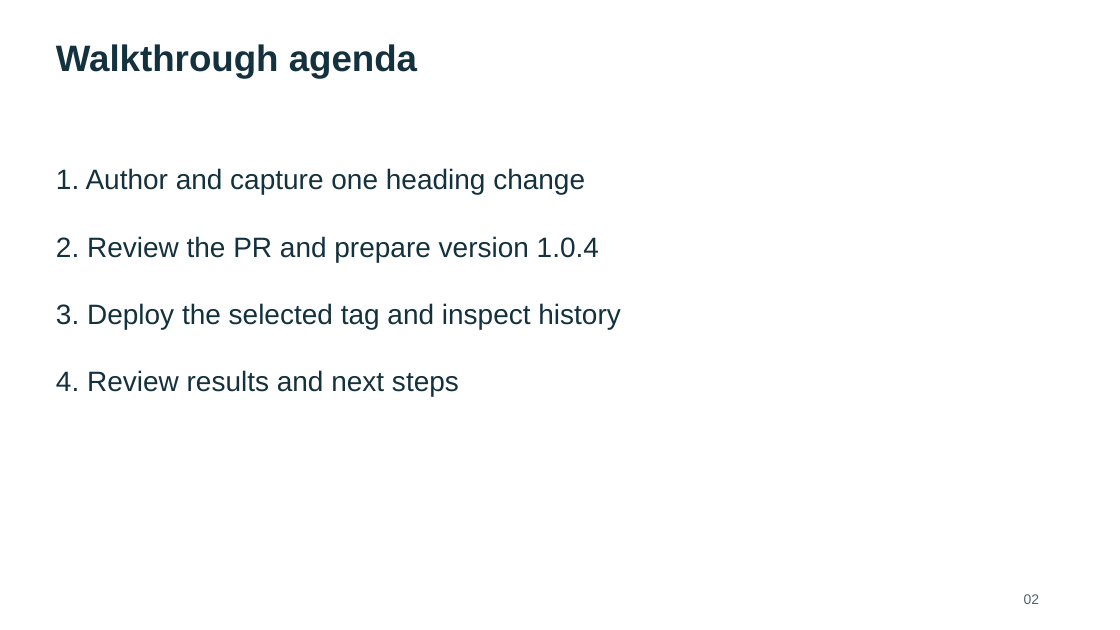
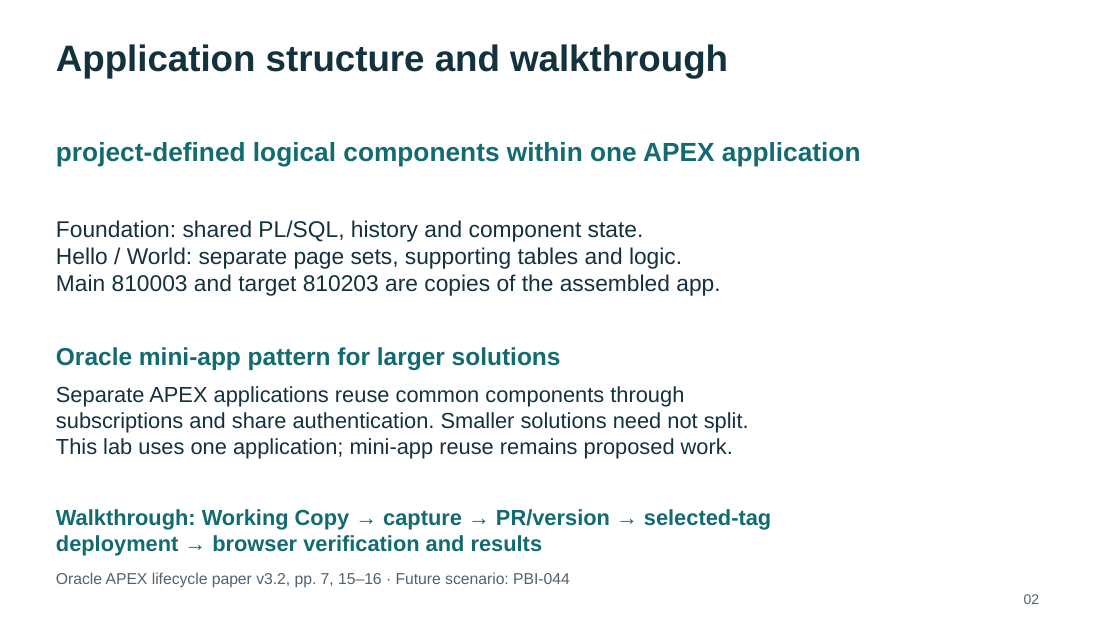
Before and after one commit to rstyczynski/APEX_CICD, a slide deck: slide 2 of progress/E.3/sprint_E.3_increment_demo.pptx. Drawn at 1120x630 pixels with LibreOffice and Linux fonts; fonts in the diff are those of the drawing. Boxes give left, top, right and bottom in pixels: in the first picture for what was removed or moved away, otherwise in the second. Text is boxed around its words. In the diff, an @@ line names an element or a change of style, - is before the commit and + after.

Commit message:
docs: clarify single-app components and Oracle mini-app guidance

```diff
--- a/progress/E.3/sprint_E.3_increment_demo.pptx
+++ b/progress/E.3/sprint_E.3_increment_demo.pptx
@@ text at bbox=[56, 44, 728, 78]: text changed @@
-Walkthrough agenda
+Application structure and walkthrough
@@ text at bbox=[56, 142, 861, 167]: text changed; size 24 to 22.5 pt; text colour #14313E to #126B70; bold on @@
-1. Author and capture one heading change
-2. Review the PR and prepare version 1.0.4
-3. Deploy the selected tag and inspect history
-4. Review results and next steps
+project-defined logical components within one APEX application
@@ text added at bbox=[56, 220, 720, 296], 19.5 pt, text #14313E @@
+Foundation: shared PL/SQL, history and component state.
+Hello / World: separate page sets, supporting tables and logic.
+Main 810003 and target 810203 are copies of the assembled app.
@@ text added at bbox=[56, 347, 561, 370], 21 pt, text #126B70, bold @@
+Oracle mini-app pattern for larger solutions
@@ text added at bbox=[56, 386, 749, 459], 18.8 pt, text #14313E @@
+Separate APEX applications reuse common components through
+subscriptions and share authentication. Smaller solutions need not split.
+This lab uses one application; mini-app reuse remains proposed work.
@@ text added at bbox=[56, 509, 771, 555], 18.8 pt, text #126B70, bold @@
+Walkthrough: Working Copy → capture → PR/version → selected-tag
+deployment → browser verification and results
@@ text added at bbox=[56, 572, 570, 588], 13.5 pt, text #52636D @@
+Oracle APEX lifecycle paper v3.2, pp. 7, 15–16 · Future scenario: PBI-044
```
Also in this commit, not shown: 5 other files.
